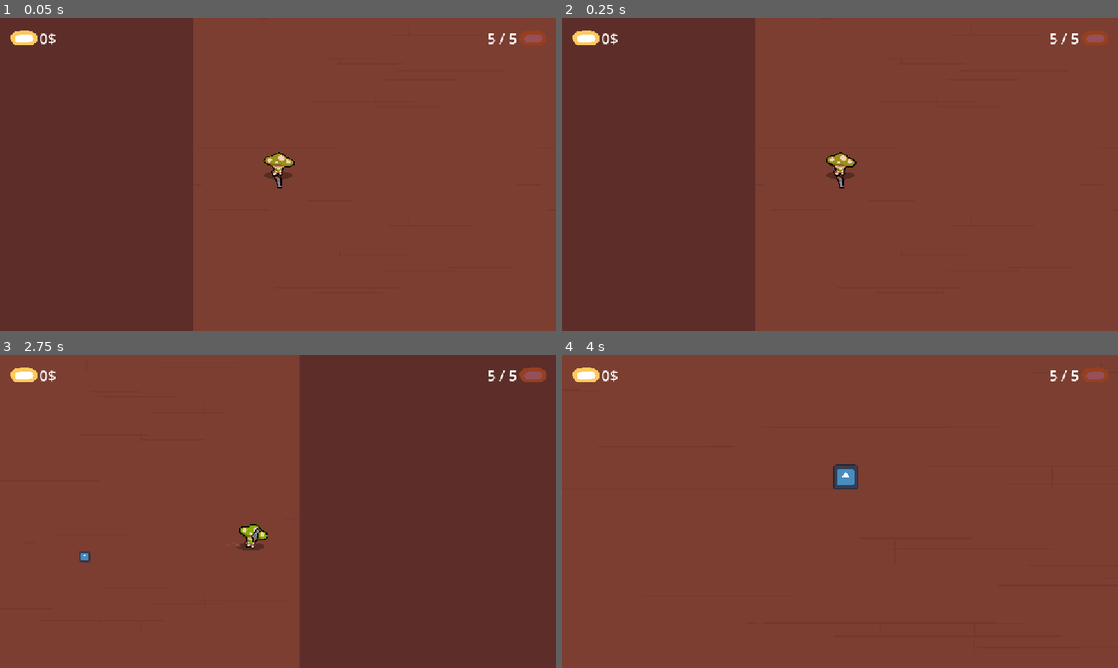
Above: before the commit, frames 1-4 (two rows, left to right).
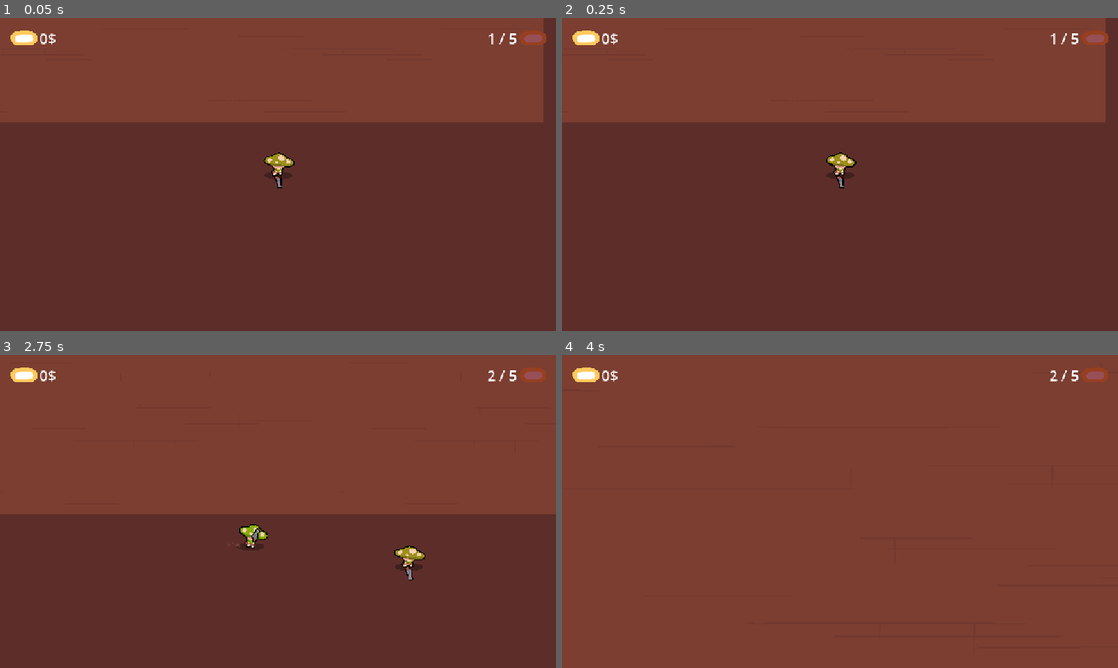
Above: after the commit, the same moments.

Repository: orbital-mage/gmtk-2025
Game: Godot game, scene res://game/arena.tscn
Two runs of this game, one before a commit and one after it. Both use one fixed random seed, a clock stepped at 60 frames per second and the inputs below. Before the commit the project starts from res://game/game.tscn. The engine's default icon, where the game draws it, is replaced by a stand-in: a white triangle on a blue panel in a dark square.
Inputs (mouse positions are in pixels of both pictures, inside the frame that each line leads up to):
- Up to frame 1 (0.05 s): no input
- Up to frame 2 (0.25 s): no input
- Up to frame 3 (2.75 s): move the mouse to (400, 495) at 0.52 s; hold D (right) 0.53-1.28 s; hold Tab (replay) 0.53-1.28 s; click (400, 495) at 0.8 s; tap Enter at 1.25 s; move the mouse to (166, 527) at 1.27 s; hold S (down) 1.28-2.03 s; click (166, 527) at 1.35 s; tap Tab (replay) at 1.55 s; tap Space at 2 s; move the mouse to (333, 442) at 2.02 s; hold D (right) from 2.03 s (still down); hold Tab (replay) from 2.03 s (still down); click (333, 442) at 2.3 s
- Up to frame 4 (4 s): move the mouse to (812, 574) at 2.77 s; release D (right) at 2.78 s; release Tab (replay) at 2.78 s; hold W (up) 2.78-3.53 s; click (812, 574) at 2.85 s; tap Tab (replay) at 3.05 s; tap Enter at 3.5 s; move the mouse to (1006, 558) at 3.52 s; hold A (left) from 3.53 s (still down); hold Tab (replay) from 3.53 s (still down); click (1006, 558) at 3.8 s

The runs differ from the first frame. In frame 1, 55% of the frame differs, in the area x 0-100%, y 0-100%; in frame 2, 55%; in frame 3, 49%; in frame 4, 0.4%.

Commit message:
round counter

Diff:
--- /dev/null
+++ b/game/arena.gd
@@ -0,0 +1,85 @@
+extends Node2D
+
+static var pellet_scene = preload("res://game/powerups/pellet.tscn")
+
+const arena_size = 1200
+
+var clones: Array[Clone] = []
+var bullets: Array[Bullet] = []
+var player_clone: Clone
+
+@onready var round_timer: Timer = $RoundTimer
+@onready var powerup_timer: Timer = $PowerupTimer
+
+func _ready() -> void:
+	round_timer.start()
+	_randomize_powerup_time()
+
+	_new_clone()
+
+func _on_round_timeout() -> void:
+	_finish_round()
+
+func _on_powerup_timeout() -> void:
+	var pellet = pellet_scene.instantiate() as Node2D
+	pellet.position = _random_direction() * arena_size * randf()
+	add_child(pellet)
+	_randomize_powerup_time()
+
+func _on_clone_died(clone: Clone) -> void:
+	if clone == player_clone:
+		_finish_round()
+	else:
+		remove_child.call_deferred(clone)
+
+		if _is_player_alone():
+			round_timer.start()
+
+func _on_shoot(bullet: Bullet) -> void:
+	bullets.append(bullet)
+	add_child(bullet)
+
+func _finish_round() -> void:
+	round_timer.stop()
+	clones.append(player_clone)
+	_clear_bullets()
+	Game.next_round()
+
+	_replay()
+
+func _replay() -> void:
+	_new_clone()
+
+	for clone in clones:
+		if not clone.get_parent():
+			add_child.call_deferred(clone)
+		clone.replay()
+
+func _new_clone() -> void:
+	player_clone = Player.new_clone()
+	add_child.call_deferred(player_clone)
+
+	player_clone.position = _random_direction() * arena_size
+
+	player_clone.died.connect(_on_clone_died)
+	player_clone.shoot.connect(_on_shoot)
+
+func _clear_bullets() -> void:
+	for bullet in bullets:
+		if bullet:
+			bullet.queue_free()
+
+	bullets.clear()
+
+func _is_player_alone() -> bool:
+	for clone in clones:
+		if not clone.dead:
+			return false
+
+	return true
+
+func _randomize_powerup_time() -> void:
+	powerup_timer.wait_time = randi_range(8, 32)
+
+func _random_direction() -> Vector2:
+	return Vector2.from_angle(randf_range(0, 2 * PI))
--- a/game/game.tscn
+++ b/game/arena.tscn
@@ -1,11 +1,11 @@
 [gd_scene load_steps=4 format=3 uid="uid://8xtboviqhj5d"]
 
-[ext_resource type="Script" uid="uid://bfdkmgxuq0is2" path="res://game/game.gd" id="1_vasa2"]
-[ext_resource type="Texture2D" uid="uid://dasybedxurkup" path="res://assets/graphics/background.png" id="2_h7iqs"]
-[ext_resource type="PackedScene" uid="uid://b6y36iurfk2lf" path="res://ui/game_overlay.tscn" id="3_h7iqs"]
+[ext_resource type="Script" uid="uid://bfdkmgxuq0is2" path="res://game/arena.gd" id="1_220v0"]
+[ext_resource type="Texture2D" uid="uid://dasybedxurkup" path="res://assets/graphics/background.png" id="2_tmngc"]
+[ext_resource type="PackedScene" uid="uid://b6y36iurfk2lf" path="res://ui/game_overlay.tscn" id="3_y5byq"]
 
-[node name="Game" type="Node2D"]
-script = ExtResource("1_vasa2")
+[node name="Arena" type="Node2D"]
+script = ExtResource("1_220v0")
 
 [node name="RoundTimer" type="Timer" parent="."]
 wait_time = 2.5
--- a/game/game.gd
+++ b/game/game.gd
@@ -1,87 +1,9 @@
-extends Node2D
+extends Node
 
-static var pellet_scene = preload("res://game/pellet.tscn")
+signal new_round
 
-const arena_size = 1200
+var round_number := 1
 
-var clones: Array[Clone] = []
-var bullets: Array[Bullet] = []
-var player_clone: Clone
-
-@onready var round_timer: Timer = $RoundTimer
-@onready var powerup_timer: Timer = $PowerupTimer
-
-func _ready() -> void:
-	round_timer.start()
-	_randomize_powerup_time()
-
-	_new_clone()
-
-func _on_round_timeout() -> void:
-	_finish_round()
-
-func _on_powerup_timeout() -> void:
-	var pellet = pellet_scene.instantiate() as Node2D
-	pellet.position = _random_direction() * arena_size * randf()
-	add_child(pellet)
-	_randomize_powerup_time()
-
-func _on_clone_died(clone: Clone) -> void:
-	if clone == player_clone:
-		_finish_round()
-	else:
-		remove_child.call_deferred(clone)
-
-		if _is_player_alone():
-			round_timer.start()
-
-func _on_shoot(bullet: Bullet) -> void:
-	bullets.append(bullet)
-	add_child(bullet)
-
-func _finish_round() -> void:
-	round_timer.stop()
-	clones.append(player_clone)
-	_clear_bullets()
-
-	if clones.size() % 5 == 0:
-		print('round ', clones.size())
-
-	_replay()
-
-func _replay() -> void:
-	_new_clone()
-
-	for clone in clones:
-		if not clone.get_parent():
-			add_child.call_deferred(clone)
-		clone.replay()
-
-func _new_clone() -> void:
-	player_clone = Player.new_clone()
-	add_child.call_deferred(player_clone)
-
-	player_clone.position = _random_direction() * arena_size
-
-	player_clone.died.connect(_on_clone_died)
-	player_clone.shoot.connect(_on_shoot)
-
-func _clear_bullets() -> void:
-	for bullet in bullets:
-		if bullet:
-			bullet.queue_free()
-
-	bullets.clear()
-
-func _is_player_alone() -> bool:
-	for clone in clones:
-		if not clone.dead:
-			return false
-
-	return true
-
-func _randomize_powerup_time() -> void:
-	powerup_timer.wait_time = randi_range(8, 32)
-
-func _random_direction() -> Vector2:
-	return Vector2.from_angle(randf_range(0, 2 * PI))
+func next_round() -> void:
+	round_number += 1
+	new_round.emit()
--- a/game/pellet.tscn
+++ b/game/powerups/pellet.tscn
@@ -1,6 +1,6 @@
 [gd_scene load_steps=4 format=3 uid="uid://bdhialkxk5iq6"]
 
-[ext_resource type="Script" uid="uid://pggi3f0cpc2y" path="res://game/pellet.gd" id="1_gcjht"]
+[ext_resource type="Script" uid="uid://pggi3f0cpc2y" path="res://game/powerups/pellet.gd" id="1_gcjht"]
 [ext_resource type="Texture2D" uid="uid://cigp7x57tdwad" path="res://assets/graphics/icon.svg" id="1_humth"]
 
 [sub_resource type="CircleShape2D" id="CircleShape2D_23cq0"]
--- a/project.godot
+++ b/project.godot
@@ -18,6 +18,7 @@
 [autoload]
 
 Player="*res://game/player.gd"
+Game="*res://game/game.gd"
 
 [display]
 
--- a/ui/game_overlay.tscn
+++ b/ui/game_overlay.tscn
@@ -1,7 +1,8 @@
-[gd_scene load_steps=4 format=3 uid="uid://b6y36iurfk2lf"]
+[gd_scene load_steps=5 format=3 uid="uid://b6y36iurfk2lf"]
 
 [ext_resource type="Texture2D" uid="uid://dwk6ob7whfamm" path="res://assets/graphics/bullet.png" id="1_sr1iy"]
 [ext_resource type="Script" uid="uid://b5b3dr323dyhk" path="res://ui/coin_label.gd" id="2_wriux"]
+[ext_resource type="Script" uid="uid://b050w3c1kwsfu" path="res://ui/round_label.gd" id="3_ff03c"]
 
 [sub_resource type="LabelSettings" id="LabelSettings_4fuuu"]
 font_size = 30
@@ -44,8 +45,9 @@
 
 [node name="Label" type="Label" parent="Round"]
 layout_mode = 2
-text = "5 / 5"
+text = "1 / 5"
 label_settings = SubResource("LabelSettings_4fuuu")
+script = ExtResource("3_ff03c")
 
 [node name="Icon" type="TextureRect" parent="Round"]
 self_modulate = Color(0.592181, 0.311476, 0.34623, 1)
--- /dev/null
+++ b/ui/round_label.gd
@@ -0,0 +1,7 @@
+extends Label
+
+func _ready() -> void:
+	Game.new_round.connect(_on_new_round)
+
+func _on_new_round() -> void:
+	text = "%s / 5" % ((Game.round_number - 1) % 5 + 1)
Not shown, added: game/arena.gd.uid
Not shown: 2 places in game/arena.tscn that only renumber resources
Not shown, changed: game/game.gd.uid
Renamed: game/pellet.gd -> game/powerups/pellet.gd
Renamed: game/pellet.gd.uid -> game/powerups/pellet.gd.uid
Not shown, added: ui/round_label.gd.uid
